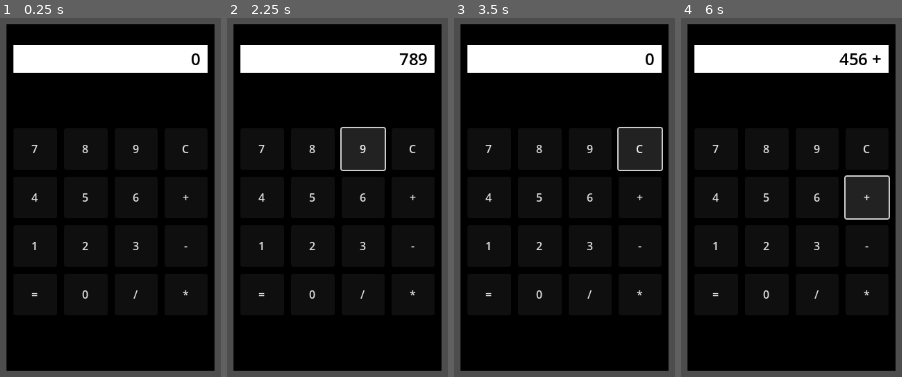
Above: before the commit, frames 1-4 (left to right).
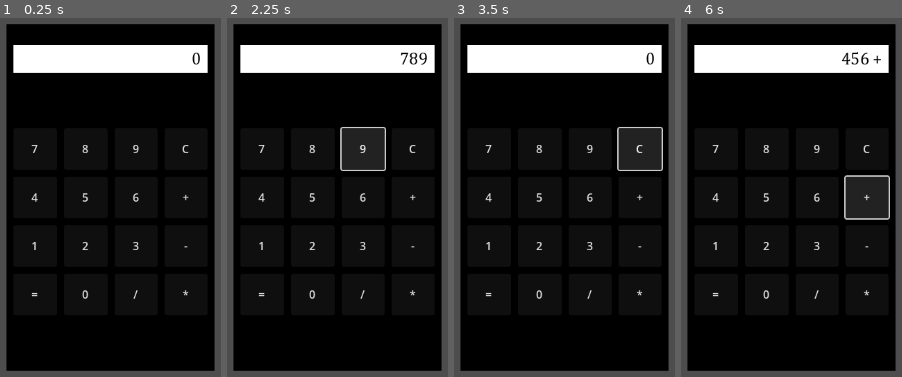
Above: after the commit, the same moments.

Repository: higorini/calculadora-godot
Game: Godot game, scene res://interface.tscn
Two runs of this game, one before a commit and one after it. Both use one fixed random seed, a clock stepped at 60 frames per second and the inputs below. The project has no main scene, so this scene is started directly.
Inputs:
- Up to frame 1 (0.25 s): no input
- Up to frame 2 (2.25 s): click "7" at 0.5 s; click "8" at 1.25 s; click "9" at 2 s
- Up to frame 3 (3.5 s): click "C" at 2.75 s
- Up to frame 4 (6 s): click "4" at 3.5 s; click "5" at 4.25 s; click "6" at 5 s; click "+" at 5.75 s

The runs differ from the first frame. In frame 1, 0.1% of the frame differs, in the area x 86-91%, y 9-14%; in frame 2, 0.2%; in frame 3, 0.1%; in frame 4, 0.4%, in the area x 71-91%, y 9-14%.

Commit message:
Nova fonte

Diff:
--- a/interface.tscn
+++ b/interface.tscn
@@ -1,8 +1,10 @@
-[gd_scene load_steps=3 format=3 uid="uid://ccl7m68wpptiv"]
+[gd_scene load_steps=4 format=3 uid="uid://ccl7m68wpptiv"]
 
 [ext_resource type="Script" path="res://calculadora.gd" id="1_05fjw"]
+[ext_resource type="FontFile" uid="uid://bxadds5un2kpm" path="res://CAMBRIA.TTC" id="2_2br5u"]
 
 [sub_resource type="LabelSettings" id="LabelSettings_ihr3n"]
+font = ExtResource("2_2br5u")
 font_size = 24
 font_color = Color(0, 0, 0, 1)
 
Binary file added: CAMBRIA.TTC
Not shown, added: CAMBRIA.TTC.import
